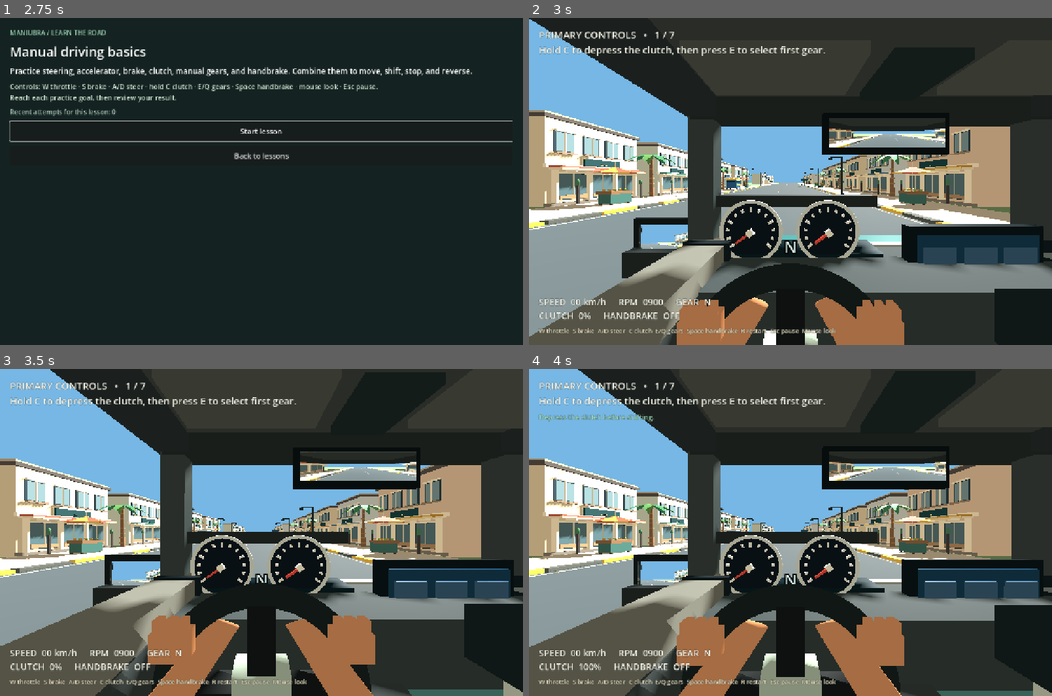
Above: before the commit, frames 1-4 (two rows, left to right).
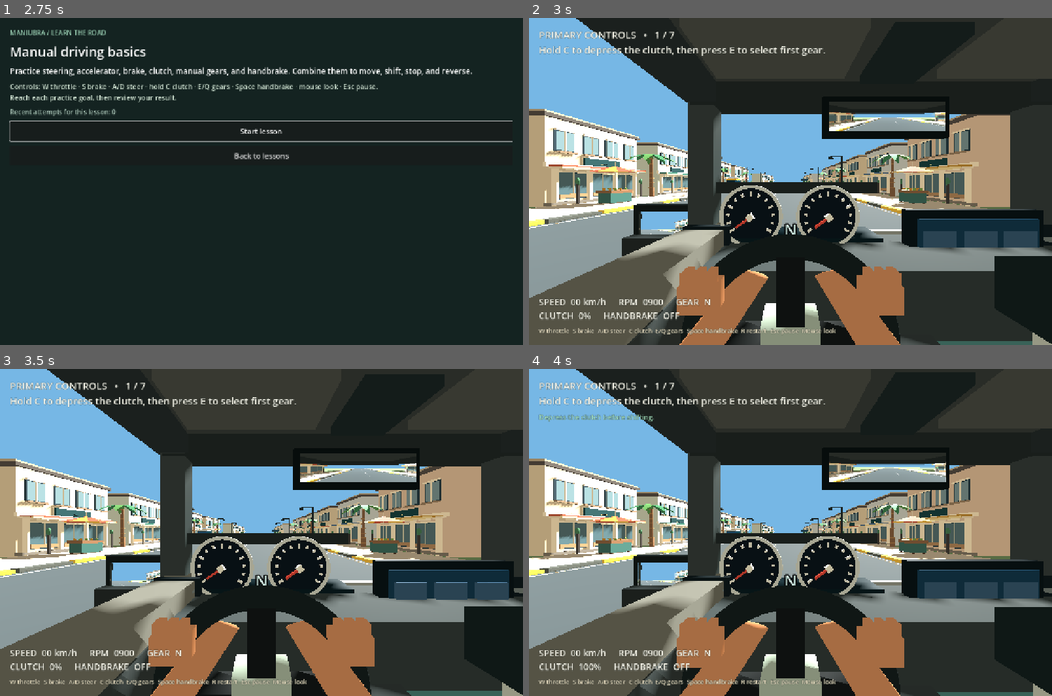
Above: after the commit, the same moments.

Repository: IamDalemark/maniubra-prototype
Game: Godot game, scene res://scenes/app.tscn
Same seed, same stepped clock (60 frames per second), same inputs: the game is played once before the commit and once after it.
Inputs (mouse positions are in pixels of both pictures, inside the frame that each line leads up to):
- Up to frame 1 (2.75 s): click "Courses" at 0.5 s; click (135, 132) at 1.27 s; click (135, 129) at 2 s
- Up to frame 2 (3 s): click "Start lesson" at 2.75 s
- Up to frame 3 (3.5 s): no input
- Up to frame 4 (4 s): tap E (drive_gear_up) at 3.5 s; move the mouse to (816, 532) at 3.52 s; hold E (drive_gear_up) from 3.53 s (still down); hold C (drive_clutch) from 3.53 s (still down); click (816, 532) at 3.67 s

Frame 1 is identical in both runs. In frame 2, 33% of the frame differs, in the area x 0-100%, y 0-100%; in frame 3, 4.4%; in frame 4, 3.2%.

Commit message:
Keep cockpit camera anchored during forward driving

Diff:
--- a/scripts/sedan.gd
+++ b/scripts/sedan.gd
@@ -39,11 +39,20 @@
 	_build_audio()
 
 
+func _process(_delta: float) -> void:
+	# VehicleBody3D advances after physics callbacks. Follow its final transform
+	# just before rendering so the cockpit and eye remain in the same frame.
+	_update_camera()
+	_rear_camera.global_transform = global_transform * Transform3D(Basis.IDENTITY, Vector3(0, 1.76, -0.92))
+	for index in _side_cameras.size():
+		var side: float = -1.0 if index == 0 else 1.0
+		_side_cameras[index].global_transform = global_transform * Transform3D(Basis(Vector3.UP, -side * 0.72), Vector3(side * 1.0, 1.21, 0.69))
+
+
 func _physics_process(delta: float) -> void:
 	if not driving_enabled:
 		engine_force = 0.0
 		brake = 36.0
-		_update_camera(delta)
 		return
 	controls.update(delta)
 	var steering_limit := lerpf(0.42, 0.25, clampf(speed_mps() / 25.0, 0.0, 1.0))
@@ -69,11 +78,6 @@
 	if look_axis.length() > 0.12:
 		_look_yaw = clampf(_look_yaw - look_axis.x * delta * 1.4, -2.2, 2.2)
 		_look_pitch = clampf(_look_pitch - look_axis.y * delta * 1.4, -0.55, 0.55)
-	_update_camera(delta)
-	_rear_camera.global_transform = global_transform * Transform3D(Basis.IDENTITY, Vector3(0, 1.76, -0.92))
-	for index in _side_cameras.size():
-		var side: float = -1.0 if index == 0 else 1.0
-		_side_cameras[index].global_transform = global_transform * Transform3D(Basis(Vector3.UP, -side * 0.72), Vector3(side * 1.0, 1.21, 0.69))
 
 
 func _input(event: InputEvent) -> void:
@@ -88,7 +92,7 @@
 			return
 		_look_yaw = clampf(_look_yaw - event.relative.x * 0.0023, -2.2, 2.2)
 		_look_pitch = clampf(_look_pitch - event.relative.y * 0.0023, -0.55, 0.55)
-		_update_camera(1.0)
+		_update_camera()
 
 
 func speed_mps() -> float:
@@ -99,7 +103,7 @@
 	_look_yaw = 0.0
 	_look_pitch = 0.0
 	_ignore_mouse_until_msec = Time.get_ticks_msec() + 400
-	_update_camera(1.0)
+	_update_camera()
 
 
 func set_audio_level(level: float) -> void:
@@ -242,10 +246,12 @@
 		_box(self, Vector3(0.26, 0.12, 0.13), Vector3(x, 1.12, 0.68), Color("252c2e"), 0.5)
 
 
-func _update_camera(delta: float) -> void:
+func _update_camera() -> void:
 	var yaw_only := Basis(Vector3.UP, global_rotation.y)
 	var eye := global_position + yaw_only * Vector3(0.40, 1.45, -0.40)
-	camera.global_position = camera.global_position.lerp(eye, clampf(delta * 12.0, 0.0, 1.0))
+	# The eye must travel with the cockpit. Smoothing its world position makes
+	# the seat move away from the camera as speed rises, causing visible shake.
+	camera.global_position = eye
 	camera.global_rotation = Vector3(_look_pitch, global_rotation.y + PI + _look_yaw, 0.0)
 
 
--- a/tests/primary_controls_flow.gd
+++ b/tests/primary_controls_flow.gd
@@ -67,6 +67,9 @@
 	Input.action_release("drive_clutch")
 	Input.action_press("drive_throttle")
 	assert(await reach_step(session, 2, 720))
+	await create_timer(0.0).timeout
+	var expected_eye: Vector3 = car.global_position + Basis(Vector3.UP, car.global_rotation.y) * Vector3(0.40, 1.45, -0.40)
+	assert(car.camera.global_position.distance_to(expected_eye) < 0.01)
 	Input.action_press("drive_clutch")
 	await frames(16)
 	await shift("drive_gear_up")
Not shown, changed: README.md
